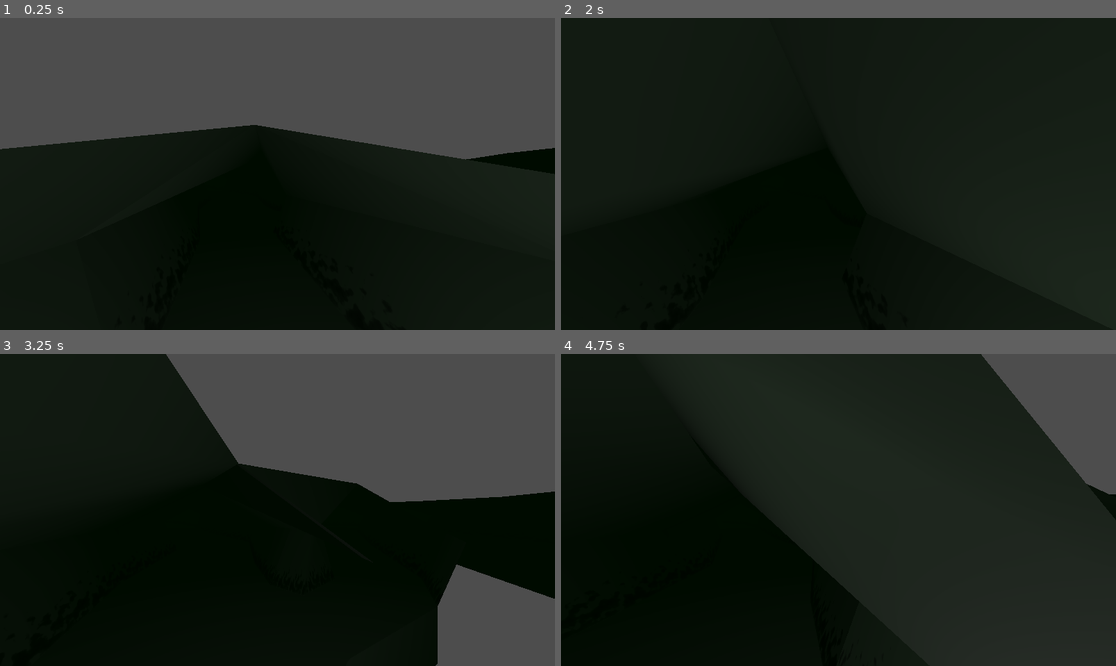
Above: before the commit, frames 1-4 (two rows, left to right).
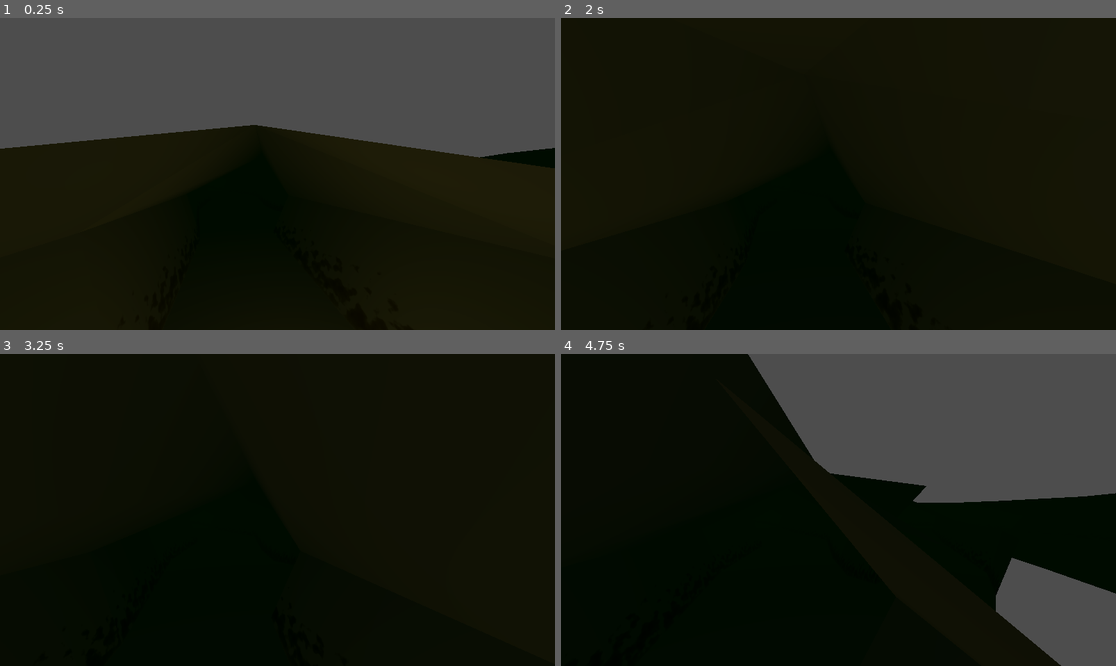
Above: after the commit, the same moments.

Repository: WebFreak001/UtopiaGameJam
Game: Godot game, scene res://world.tscn
Two runs of this game, one before a commit and one after it. Both use one fixed random seed, a clock stepped at 60 frames per second and the inputs below.
Inputs (mouse positions are in pixels of both pictures, inside the frame that each line leads up to):
- Up to frame 1 (0.25 s): no input
- Up to frame 2 (2 s): tap Enter at 0.5 s; move the mouse to (866, 174) at 0.52 s; hold W (move_fwd) from 0.53 s (still down); move the mouse to (810, 174) at 1.27 s
- Up to frame 3 (3.25 s): keep holding W (move_fwd); tap Space at 2 s; move the mouse to (288, 503) at 2.02 s; move the mouse to (271, 516) at 2.77 s
- Up to frame 4 (4.75 s): keep holding W (move_fwd); move the mouse to (877, 513) at 3.52 s; move the mouse to (794, 506) at 4.27 s

The runs differ from the first frame. In frame 1, 0.5% of the frame differs, in the area x 0-100%, y 34-51%; in frame 2, 0.9%; in frame 3, 33%; in frame 4, 49%, in the area x 22-100%, y 0-100%.

Commit message:
add colliders and basic grabbing test

Diff:
--- a/CaveGenerator.gd
+++ b/CaveGenerator.gd
@@ -4,6 +4,8 @@
 func _ready():
 	var outline = [PackedVector3Array(), PackedVector3Array()]
 	var normals2d = PackedVector2Array()
+
+	seed(420691337)
 
 	for i in range(0, len(self.polygon)):
 		var v = self.polygon[i]
@@ -23,6 +25,8 @@
 
 	var walls = MeshInstance3D.new()
 	walls.mesh = ArrayMesh.new()
+
+	var vertices_unindexed = PackedVector3Array()
 	var vertices = PackedVector3Array()
 	var normals = PackedVector3Array()
 	var uvs = PackedVector2Array()
@@ -47,14 +51,8 @@
 			).normalized()
 
 			var idx = len(vertices)
-			vertices.append(a)
-			vertices.append(b)
-			vertices.append(c)
-			vertices.append(d)
-			normals.append(nrm)
-			normals.append(nrm)
-			normals.append(nrm)
-			normals.append(nrm)
+			vertices.append_array([a, b, c, d])
+			normals.append_array([nrm, nrm, nrm, nrm])
 			uvs.append(Vector2(j / float(num_verts), i / float(num_outlines)))
 			uvs.append(Vector2(j / float(num_verts), (i + 1) / float(num_outlines)))
 			uvs.append(Vector2((j + 1) / float(num_verts), i / float(num_outlines)))
@@ -63,6 +61,10 @@
 			indices.append_array([
 				idx + 2, idx + 1, idx,
 				idx + 2, idx + 3, idx + 1
+			])
+			vertices_unindexed.append_array([
+				c, b, a,
+				c, d, b
 			])
 
 	var top = outline[len(outline) - 1]
@@ -85,14 +87,8 @@
 		).normalized()
 
 		var idx = len(vertices)
-		vertices.append(a)
-		vertices.append(b)
-		vertices.append(c)
-		vertices.append(d)
-		normals.append(nrm)
-		normals.append(nrm)
-		normals.append(nrm)
-		normals.append(nrm)
+		vertices.append_array([a, b, c, d])
+		normals.append_array([nrm, nrm, nrm, nrm])
 		uvs.append(Vector2(i / float(num_verts), 0.5))
 		uvs.append(Vector2(i / float(num_verts), 1.0))
 		uvs.append(Vector2((i + 1) / float(num_verts), 0.5))
@@ -101,6 +97,10 @@
 		indices.append_array([
 			idx + 2, idx + 1, idx,
 			idx + 2, idx + 3, idx + 1
+		])
+		vertices_unindexed.append_array([
+			c, b, a,
+			c, d, b
 		])
 
 	var arrays = []
@@ -113,6 +113,14 @@
 	walls.mesh.add_surface_from_arrays(Mesh.PRIMITIVE_TRIANGLES, arrays)
 	walls.mesh.surface_set_material(0, self.material_override)
 	add_child(walls)
+
+	var collider = StaticBody3D.new()
+	var collision_mesh = CollisionShape3D.new()
+	var collision_shape = ConcavePolygonShape3D.new()
+	collision_shape.set_faces(vertices_unindexed)
+	collision_mesh.shape = collision_shape
+	collider.add_child(collision_mesh)
+	add_child(collider)
 
 func get_roof_vert(v):
 	var closest = v
--- /dev/null
+++ b/GrabArea.gd
@@ -0,0 +1,42 @@
+extends Area3D
+
+var hand: XRController3D
+var grabbed: RigidBody3D
+var grab_offset: Vector3
+
+func _ready():
+	hand = get_parent()
+	body_entered.connect(highlight_body)
+	body_exited.connect(unhighlight_body)
+
+	hand.input_float_changed.connect(on_input)
+
+func on_input(name: String, value: float):
+	if name == "grip":
+		if value > 0.5 and grabbed == null:
+			grab()
+		elif value < 0.5 and grabbed != null:
+			ungrab()
+
+func highlight_body(body: Node3D):
+	pass
+
+func unhighlight_body(body: Node3D):
+	pass
+
+func grab():
+	for body in self.get_overlapping_areas():
+		if body is GrabbableArea:
+			grabbed = body.get_parent() as RigidBody3D
+			grabbed.gravity_scale = 0
+			grab_offset = body.position
+			return
+
+func ungrab():
+	grabbed.gravity_scale = 1
+	grabbed = null
+
+func _physics_process(delta):
+	if grabbed != null:
+		grabbed.move_and_collide((global_position - grabbed.global_position + grab_offset * grabbed.quaternion) * 10 * delta)
+		grabbed.apply_central_force(Vector3(0, 100, 0) * delta)
--- /dev/null
+++ b/Grabbable.gd
@@ -0,0 +1,5 @@
+class_name Grabbable
+extends RigidBody3D
+
+func _ready():
+	pass # Replace with function body.
--- /dev/null
+++ b/GrabbableArea.gd
@@ -0,0 +1,9 @@
+class_name GrabbableArea
+extends Area3D
+
+func _ready():
+	var collider = CollisionShape3D.new()
+	var sphere = SphereShape3D.new()
+	sphere.radius = 0.05
+	collider.shape = sphere
+	add_child(collider)
--- a/Movement.gd
+++ b/Movement.gd
@@ -20,10 +20,10 @@
 	var applied: Vector3 = ($XRCamera3D.global_transform.basis * Vector3(input.x, 0, -input.y)).normalized()
 
 	if abs(applied.length_squared()) > 0.001 * 0.001:
-		self.global_translate(Vector3(applied.x, 0, applied.z) * 0.03)
+		self.global_translate(Vector3(applied.x, 0, applied.z) * delta)
 
 	if abs(rot) > 0.001:
-		self.rotate_y(rot * -0.03)
+		self.rotate_y(rot * -delta)
 
 func _input(event):
 	if event is InputEventMouseMotion and not $LeftHand.get_is_active() and not $RightHand.get_is_active():
--- a/world.tscn
+++ b/world.tscn
@@ -1,10 +1,13 @@
-[gd_scene load_steps=17 format=3 uid="uid://bty7k7wx2qb3"]
+[gd_scene load_steps=29 format=3 uid="uid://bty7k7wx2qb3"]
 
 [ext_resource type="Script" path="res://world.gd" id="1_v7e68"]
 [ext_resource type="Script" path="res://Movement.gd" id="3_bkolr"]
+[ext_resource type="Script" path="res://Grabbable.gd" id="3_i20xl"]
+[ext_resource type="Script" path="res://GrabArea.gd" id="3_j23e1"]
 [ext_resource type="Shader" path="res://CaveShader.gdshader" id="3_mr4qw"]
 [ext_resource type="Script" path="res://CaveGenerator.gd" id="3_q8unq"]
 [ext_resource type="PackedScene" uid="uid://bab1r8j5omgms" path="res://audio/audio_dripping_water_0.tscn" id="5_3km5x"]
+[ext_resource type="Script" path="res://GrabbableArea.gd" id="5_4hq5b"]
 [ext_resource type="PackedScene" uid="uid://cem3tsjf6vavw" path="res://audio/audio_dripping_water_1.tscn" id="6_1cwix"]
 [ext_resource type="PackedScene" uid="uid://bkvv22mvsac0s" path="res://audio/audio_dripping_water_2.tscn" id="7_7jphs"]
 [ext_resource type="PackedScene" uid="uid://bukoqgllikkyu" path="res://audio/audio_drone_0.tscn" id="8_b4bqj"]
@@ -15,8 +18,48 @@
 fog_light_color = Color(0, 0.0470588, 0, 1)
 fog_density = 0.1
 
+[sub_resource type="SphereShape3D" id="SphereShape3D_w45jr"]
+radius = 0.1
+
+[sub_resource type="Gradient" id="Gradient_k3lrw"]
+offsets = PackedFloat32Array(0, 0.182927, 0.349593, 0.512195, 0.768293, 1)
+colors = PackedColorArray(1, 1, 1, 1, 0.97962, 0.651157, 0, 1, 0.332881, 0.332881, 0.332881, 1, 0.0330676, 0.0330676, 0.0330676, 1, 0, 0, 0, 1, 0.34902, 0.184314, 0.101961, 1)
+
+[sub_resource type="GradientTexture2D" id="GradientTexture2D_jnrlf"]
+gradient = SubResource("Gradient_k3lrw")
+width = 1
+height = 128
+fill_to = Vector2(0, 0.119658)
+
+[sub_resource type="StandardMaterial3D" id="StandardMaterial3D_6qsj4"]
+albedo_texture = SubResource("GradientTexture2D_jnrlf")
+texture_filter = 2
+
+[sub_resource type="CylinderMesh" id="CylinderMesh_dpxio"]
+material = SubResource("StandardMaterial3D_6qsj4")
+top_radius = 0.04
+bottom_radius = 0.02
+height = 0.2
+radial_segments = 5
+cap_top = false
+
+[sub_resource type="StandardMaterial3D" id="StandardMaterial3D_3wcpv"]
+
+[sub_resource type="CylinderMesh" id="CylinderMesh_mo0ly"]
+material = SubResource("StandardMaterial3D_3wcpv")
+top_radius = 0.04
+bottom_radius = 0.04
+height = 0.001
+radial_segments = 5
+rings = 1
+cap_bottom = false
+
+[sub_resource type="CylinderShape3D" id="CylinderShape3D_jqouj"]
+height = 0.2
+radius = 0.0354833
+
 [sub_resource type="BoxShape3D" id="BoxShape3D_tdlh5"]
-size = Vector3(100, 2, 100)
+size = Vector3(200, 2, 200)
 
 [sub_resource type="FastNoiseLite" id="FastNoiseLite_5rb8q"]
 
@@ -90,9 +133,43 @@
 transform = Transform3D(1, 0, 0, 0, 1, 0, 0, 0, 1, 0.449429, 0.669253, 0)
 tracker = &"right_hand"
 
-[node name="OmniLight3D" type="OmniLight3D" parent="XROrigin3D/RightHand"]
-light_energy = 0.35
+[node name="GrabArea" type="Area3D" parent="XROrigin3D/RightHand"]
+transform = Transform3D(1, 0, 0, 0, 1, 0, 0, 0, 1, 0, 0, -0.1)
+script = ExtResource("3_j23e1")
+
+[node name="CollisionShape3D" type="CollisionShape3D" parent="XROrigin3D/RightHand/GrabArea"]
+shape = SubResource("SphereShape3D_w45jr")
+
+[node name="CSGSphere3D" type="CSGSphere3D" parent="XROrigin3D/RightHand/GrabArea"]
+radius = 0.1
+
+[node name="Torch" type="RigidBody3D" parent="."]
+transform = Transform3D(1, 0, 0, 0, 0.511353, 0.859371, 0, -0.859371, 0.511353, -1.4672, 0.800078, 4.19168)
+script = ExtResource("3_i20xl")
+
+[node name="TorchBase" type="MeshInstance3D" parent="Torch"]
+mesh = SubResource("CylinderMesh_dpxio")
+
+[node name="TorchBase2" type="MeshInstance3D" parent="Torch"]
+transform = Transform3D(1, 0, 0, 0, 1, 0, 0, 0, 1, 0, 0.099, 0)
+mesh = SubResource("CylinderMesh_mo0ly")
+
+[node name="OmniLight3D" type="OmniLight3D" parent="Torch"]
+transform = Transform3D(1, 0, 0, 0, 1, 0, 0, 0, 1, 0, 0.0849234, 0)
+light_color = Color(1, 0.701961, 0.360784, 1)
+light_energy = 0.5
 omni_range = 6.9101
+
+[node name="CollisionShape3D" type="CollisionShape3D" parent="Torch"]
+shape = SubResource("CylinderShape3D_jqouj")
+
+[node name="CSGBox3D" type="CSGBox3D" parent="Torch"]
+transform = Transform3D(1, 0, 0, 0, 1, 0, 0, 0, 1, 0, -0.03, -0.125)
+size = Vector3(0.01, 0.01, 0.1)
+
+[node name="GrabbableArea" type="Area3D" parent="Torch"]
+transform = Transform3D(1, 0, 0, 0, 1, 0, 0, 0, 1, 0, -0.03, 0)
+script = ExtResource("5_4hq5b")
 
 [node name="StaticBody3D" type="StaticBody3D" parent="."]
 
